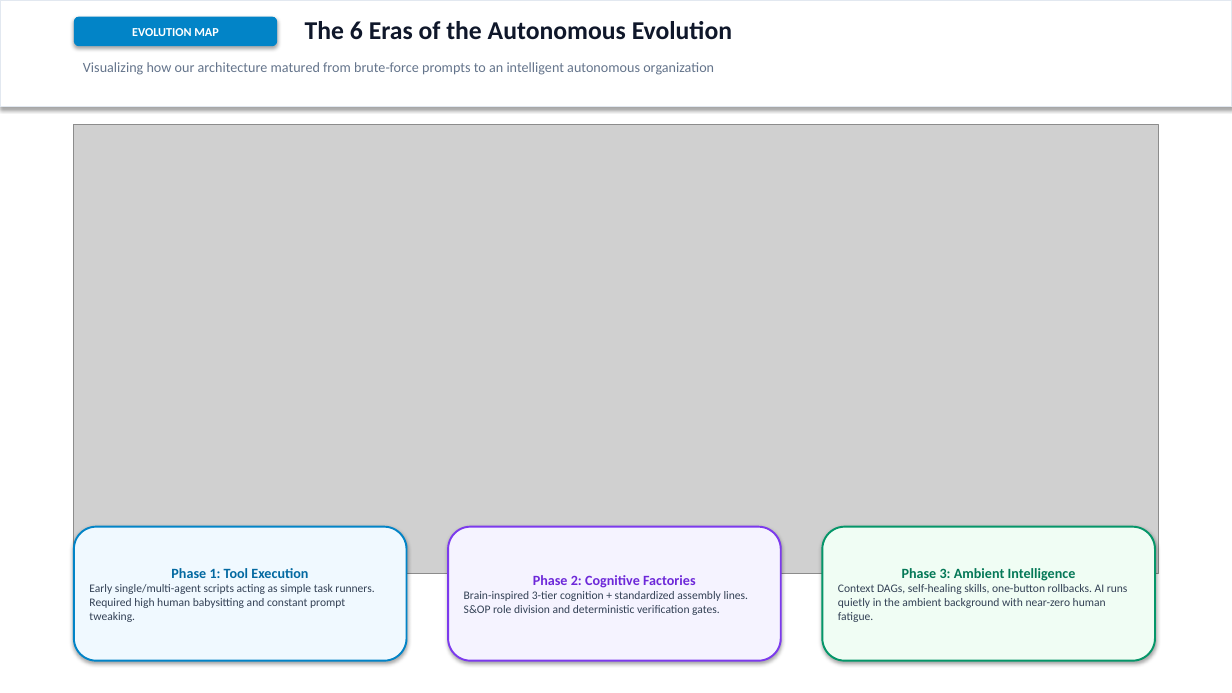
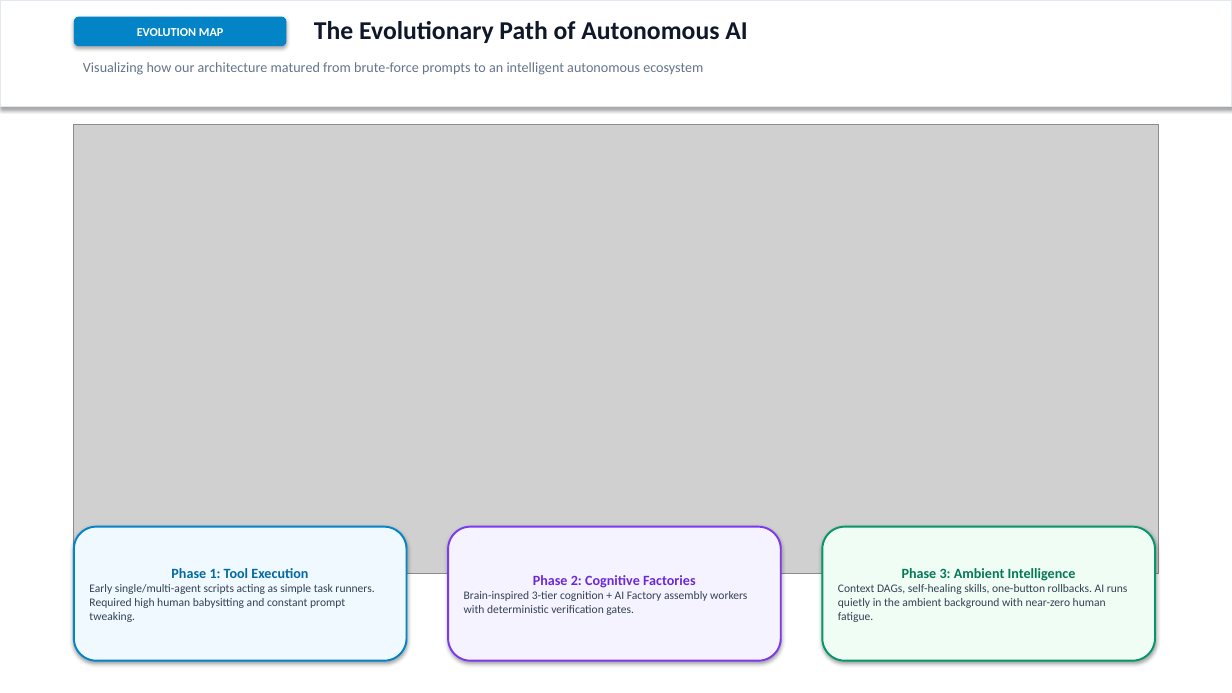
Before and after one commit to cosmosanalytics/uat-copilot-local, a slide deck: slide 2 of AI_Journey_Single_Agent_to_Ambient_Enterprise.pptx. Drawn at 1232x693 pixels with LibreOffice and Linux fonts; fonts in the diff are those of the drawing; grey boxes stand for pictures. Boxes give left, top, right and bottom in pixels: in the first picture for what was removed or moved away, otherwise in the second. Text is boxed around its words. In the diff, an @@ line names an element or a change of style, - is before the commit and + after.

Commit message:
refactor: Update presentation to focus purely on Worker to AI Factory, remove S&OP, finance, and zero-cost claims

```diff
--- a/AI_Journey_Single_Agent_to_Ambient_Enterprise.pptx
+++ b/AI_Journey_Single_Agent_to_Ambient_Enterprise.pptx
@@ rounded rectangle "EVOLUTION MAP": place and size @@
-rounded rectangle "EVOLUTION MAP" at [74,17,277,46]
+rounded rectangle "EVOLUTION MAP" at [74,17,287,46]
@@ text at [314,21,747,43]: text changed @@
-The 6 Eras of the Autonomous Evolution
+The Evolutionary Path of Autonomous AI
@@ text at [83,62,703,75]: text changed @@
-Visualizing how our architecture matured from brute-force prompts to an intelligent autonomous organization
+Visualizing how our architecture matured from brute-force prompts to an intelligent autonomous ecosystem
@@ text in rounded rectangle at [464,591,747,615]: text changed @@
-Brain-inspired 3-tier cognition + standardized assembly lines. S&OP role division and deterministic verification gates.
+Brain-inspired 3-tier cognition + AI Factory assembly workers with deterministic verification gates.
```
Also in this commit, not shown: 8 other slides changed, 1 slide added, 1 slide removed, 6 other files.
